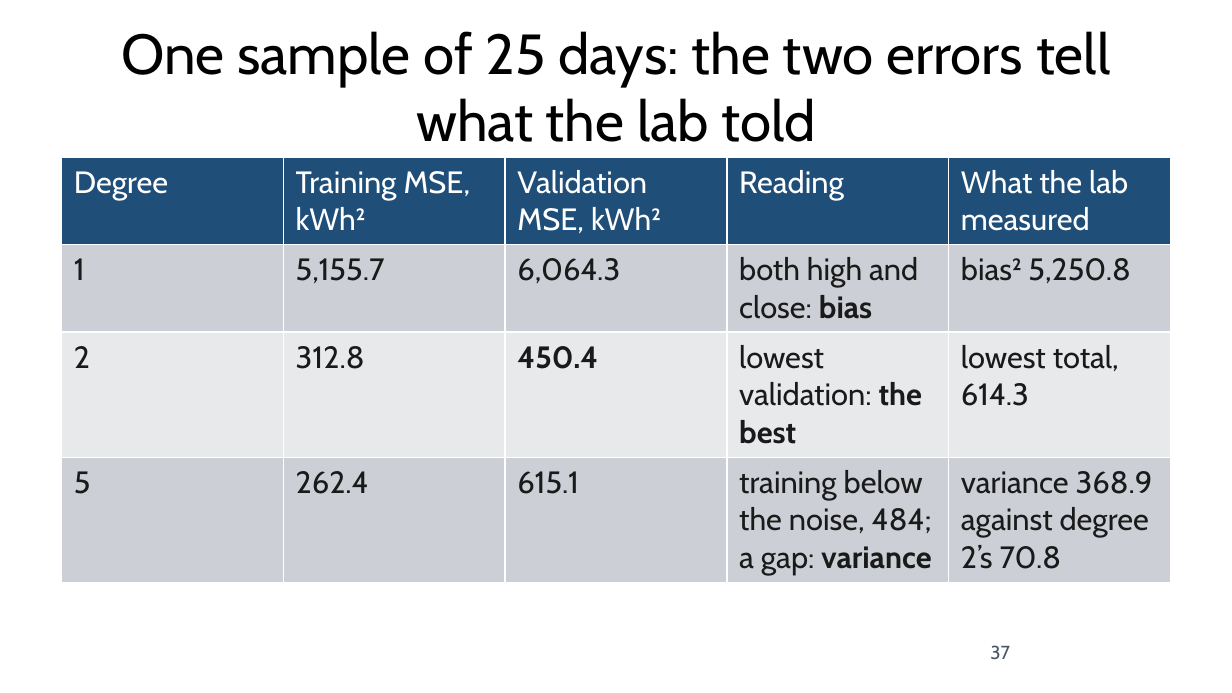
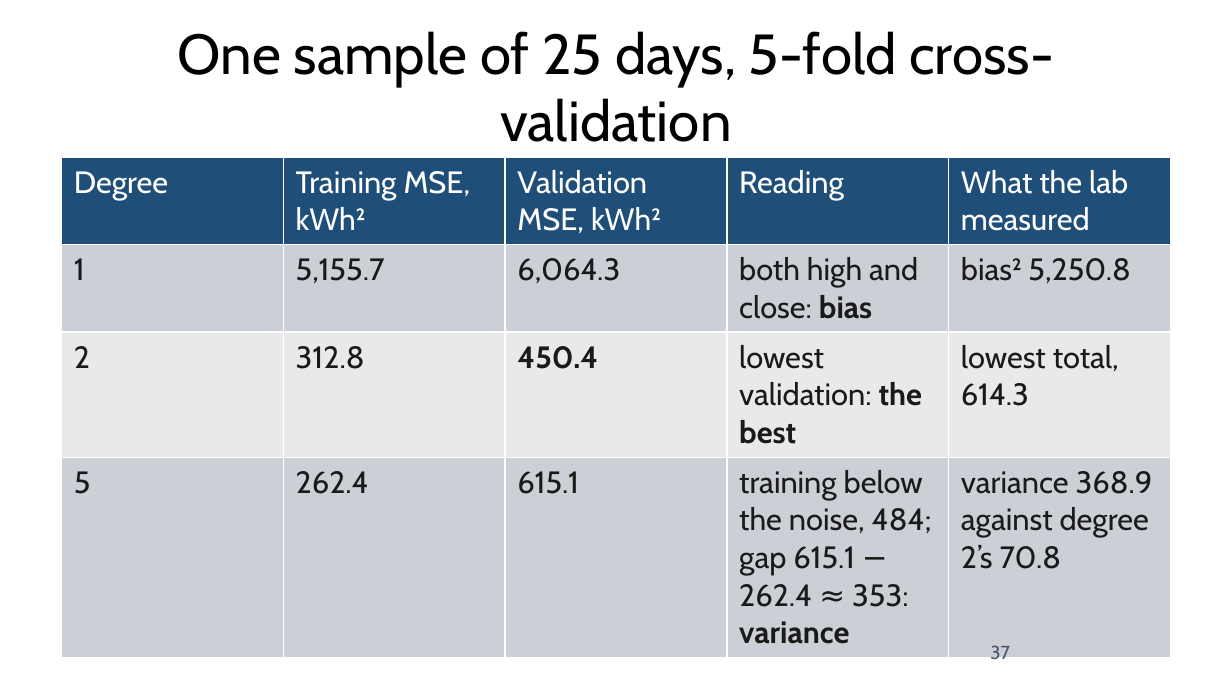
Before and after one commit to fabioantonini/technologies-for-artificial-intelligence, a slide deck: slide 37 of Lessons/05_experimental_methodology/Slides/experimental_methodology_slides.pptx. Drawn at 1232x693 pixels with LibreOffice and Linux fonts; fonts in the diff are those of the drawing; background and template pictures are left out. Boxes give left, top, right and bottom in pixels: in the first picture for what was removed or moved away, otherwise in the second. Text is boxed around its words. In the diff, an @@ line names an element or a change of style, - is before the commit and + after.

```diff
--- a/Lessons/05_experimental_methodology/Slides/experimental_methodology_slides.pptx
+++ b/Lessons/05_experimental_methodology/Slides/experimental_methodology_slides.pptx
@@ title at <box>178,31,1054,142</box>: text changed @@
-One sample of 25 days: the two errors tell what the lab told
+One sample of 25 days, 5-fold cross-validation
@@ table at <box>62,158,1170,648</box> @@
-row 4, column 4: training below the noise, 484; a gap: variance
+row 4, column 4: training below the noise, 484; gap 615.1 − 262.4 ≈ 353: variance
```
Also in this commit, not shown: 27 other slides changed, 21 other files.
